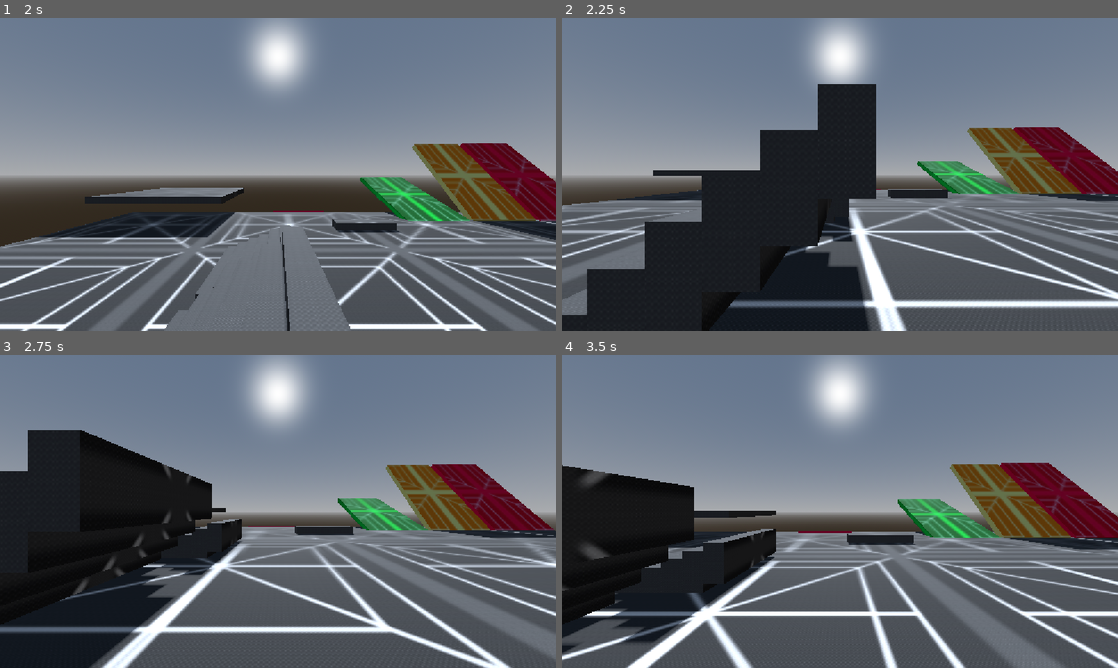
Above: before the commit, frames 1-4 (two rows, left to right).
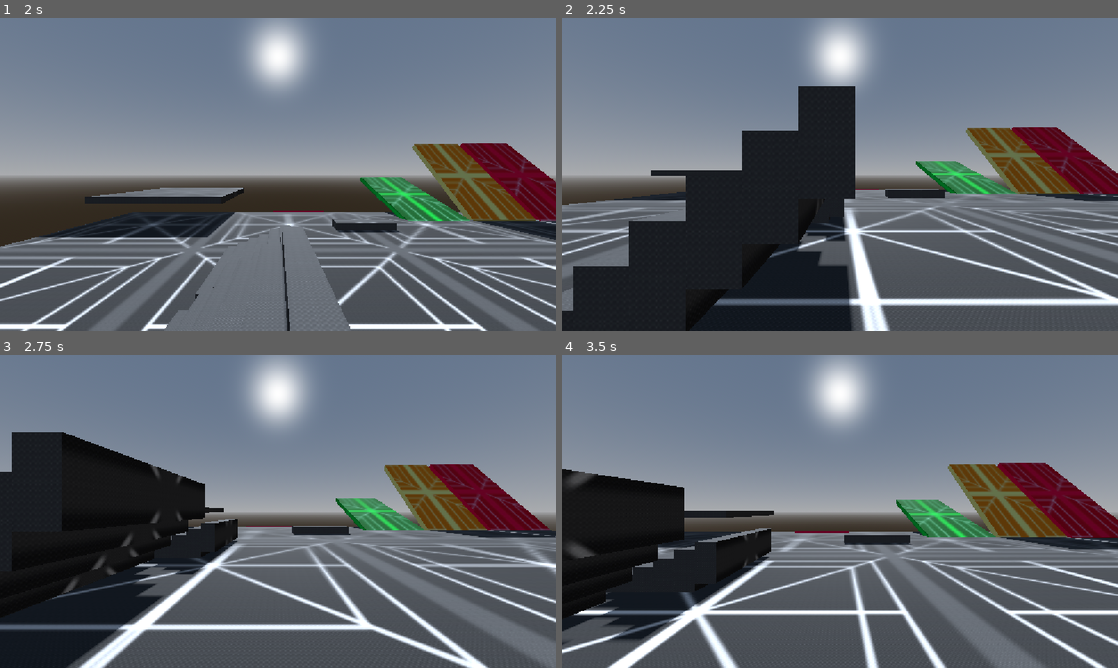
Above: after the commit, the same moments.

Repository: AZiyarati/Gratest
Game: Godot game, scene res://scenes/test/movement_test_room.tscn
Same seed, same stepped clock (60 frames per second), same inputs: the game is played once before the commit and once after it.
Inputs (mouse positions are in pixels of both pictures, inside the frame that each line leads up to):
- Up to frame 1 (2 s): tap Enter (ui_accept) at 0.5, 1.55 s; move the mouse to (400, 158) at 0.52 s; hold D (move_right) 0.53-1.28 s; hold Z (prone) 0.53-1.28 s; tap Space (jump) at 0.77, 1.07, 1.52, 1.82 s; tap Shift (sprint) at 0.8, 1.35 s; move the mouse to (166, 190) at 1.27 s; hold S (move_backward) from 1.28 s (still down)
- Up to frame 2 (2.25 s): move the mouse to (895, 105) at 2.02 s; release S (move_backward) at 2.03 s; hold D (move_right) from 2.03 s (still down); hold Enter (ui_accept) from 2.03 s (still down)
- Up to frame 3 (2.75 s): keep holding D (move_right); keep holding Enter (ui_accept); tap Space (jump) at 2.3 s
- Up to frame 4 (3.5 s): move the mouse to (812, 574) at 2.77 s; release D (move_right) at 2.78 s; release Enter (ui_accept) at 2.78 s; hold W (move_forward) from 2.78 s (still down); tap Space (jump) at 2.85, 3.02, 3.32 s; tap Z (prone) at 3.05 s

Frame 1 is identical in both runs. In frame 2, 13% of the frame differs, in the area x 0-100%, y 21-100%; in frame 3, 15%; in frame 4, 16%, in the area x 0-100%, y 34-100%.

Commit message:
Stair, Bunny Hop

Diff:
--- a/scripts/core/input_router.gd
+++ b/scripts/core/input_router.gd
@@ -6,6 +6,7 @@
 var _move_intent: Vector2 = Vector2.ZERO
 var _jump_just_pressed: bool = false
 var _jump_just_released: bool = false
+var _jump_held: bool = false
 var _crouch_just_pressed: bool = false
 var _crouch_held: bool = false
 var _prone_just_pressed: bool = false
@@ -64,6 +65,10 @@
 	return _jump_just_released
 
 
+func get_jump_held() -> bool:
+	return _jump_held
+
+
 func get_crouch_just_pressed() -> bool:
 	return _crouch_just_pressed
 
@@ -107,12 +112,14 @@
 	if InputMap.has_action("jump"):
 		_jump_just_pressed = Input.is_action_just_pressed("jump")
 		_jump_just_released = Input.is_action_just_released("jump")
+		_jump_held = Input.is_action_pressed("jump")
 	else:
 		if not _warned_missing_jump:
 			push_warning("InputRouter: 'jump' action missing from InputMap; falling back to ui_accept (Space/Enter). Add the named action for production use.")
 			_warned_missing_jump = true
 		_jump_just_pressed = Input.is_action_just_pressed("ui_accept")
 		_jump_just_released = Input.is_action_just_released("ui_accept")
+		_jump_held = Input.is_action_pressed("ui_accept")
 
 
 func _update_crouch_input() -> void:
--- a/scripts/modules/locomotion/basic_locomotion.gd
+++ b/scripts/modules/locomotion/basic_locomotion.gd
@@ -1,4 +1,4 @@
-## Required baseline: converts input intent into a velocity request with gravity, ground jump, jump cut, air steer, stance management, and sprint.
+## Required baseline: converts input intent into a velocity request with gravity, ground jump, jump cut, air steer, stance management, sprint, and bunny hop.
 extends Node
 class_name BasicLocomotion
 
@@ -93,6 +93,32 @@
 ## (~0.12m needed at 45° downhill, 10 m/s, 60 FPS). Applied to CharacterBody3D
 ## .floor_snap_length each tick.
 @export var floor_snap_length: float = 0.55
+
+@export_group("Bunny Hop")
+
+## Enable bunny hop. When on, holding jump auto-hops on every landing, and
+## W/A/D + mouse-move while airborne builds horizontal speed.
+@export var bhop_enabled: bool = true
+
+## Grace window (seconds) after landing during which a held jump still auto-fires.
+@export var bhop_landing_window: float = 0.15
+
+## Air-strafe acceleration applied toward the wish direction (meters per second squared).
+@export var bhop_air_accel: float = 30.0
+
+## Per-direction speed target for air strafe (meters per second). Turn continues
+## to add speed each tick while bhop is active, up to this cap per direction.
+@export var bhop_wish_speed: float = 5.0
+
+## Total horizontal speed cap during bhop (meters per second).
+@export var bhop_max_speed: float = 20.0
+
+## Maximum wish-direction rotation per physics tick while air strafing (degrees).
+## Much larger than air_steer_max_degrees_per_tick because air strafe needs a
+## significant angle between wish direction and current velocity to build speed
+## past bhop_wish_speed. If wish direction aligns with velocity, acceleration
+## goes to zero regardless of bhop_air_accel.
+@export var bhop_max_degrees_per_tick: float = 60.0
 
 var _player: Player
 var _input_router: InputRouter
@@ -107,6 +133,7 @@
 var _desired_crouched: bool = false
 var _desired_prone: bool = false
 var _desired_sprinting: bool = false
+var _bhop_landing_timer: float = 0.0
 
 
 func setup(player: Player) -> void:
@@ -144,6 +171,7 @@
 	if not _active or _player == null or _input_router == null or _movement_authority == null:
 		return
 	_sync_physics_settings()
+	_update_bhop_timers(delta)
 	_update_jump_timers(delta)
 	_handle_stance()
 	_update_sprint()
@@ -154,7 +182,20 @@
 	var desired_xz := _compute_desired_horizontal(intent, delta, current)
 	var desired_y := _compute_desired_vertical(current.y, delta)
 
-	if _can_jump() and _wants_to_jump() and not _player.is_prone():
+	# Bhop auto-hop on landing (held jump).
+	var bhop_fired := false
+	if bhop_enabled \
+		and _bhop_landing_timer > 0.0 \
+		and _player.is_on_floor() \
+		and _input_router.get_jump_held():
+		desired_y = jump_velocity
+		_coyote_timer = 0.0
+		_jump_buffer_timer = 0.0
+		_bhop_landing_timer = 0.0
+		bhop_fired = true
+
+	# Normal jump (buffer / coyote / press).
+	if not bhop_fired and _can_jump() and _wants_to_jump() and not _player.is_prone():
 		desired_y = jump_velocity
 		_coyote_timer = 0.0
 		_jump_buffer_timer = 0.0
@@ -171,13 +212,25 @@
 
 
 ## Syncs the player's CharacterBody3D physics properties with our exports.
-## Idempotent — only writes when the value actually changed (is_equal_approx).
 func _sync_physics_settings() -> void:
 	var desired_max_angle := deg_to_rad(max_walkable_slope_angle)
 	if not is_equal_approx(_player.floor_max_angle, desired_max_angle):
 		_player.floor_max_angle = desired_max_angle
 	if not is_equal_approx(_player.floor_snap_length, floor_snap_length):
 		_player.floor_snap_length = floor_snap_length
+
+
+## Detects landing edges and arms the bhop window. Runs BEFORE _update_fall_tracking
+## so _was_on_floor still holds last tick's value (correct landing edge detection).
+func _update_bhop_timers(delta: float) -> void:
+	if not bhop_enabled:
+		_bhop_landing_timer = 0.0
+		return
+	var on_floor := _player.is_on_floor()
+	if on_floor and not _was_on_floor:
+		_bhop_landing_timer = bhop_landing_window
+	elif _bhop_landing_timer > 0.0:
+		_bhop_landing_timer = maxf(0.0, _bhop_landing_timer - delta)
 
 
 func _handle_stance() -> void:
@@ -278,17 +331,52 @@
 	var t := clampf(rate * delta, 0.0, 1.0)
 	var result := current_horizontal.lerp(target_world, t)
 
-	if air_steer_strength > 0.0 \
+	var mouse_dx := _input_router.get_mouse_delta_x()
+	var bhop_active := bhop_enabled and not on_floor and has_input and absf(mouse_dx) >= 1.0
+
+	# --- Bhop air strafe (runs BEFORE air steer) ---
+	# Rotates wish_dir by mouse (simulating view yaw change), then accelerates
+	# toward it. Uses UNROTATED `result` for the dot product because if air
+	# steer ran first, it would rotate `result` to match wish_dir, driving the
+	# dot product to |result| and reducing acceleration to zero. Larger rotation
+	# cap than air_steer's because meaningful air strafe needs a substantial
+	# angle between wish_dir and velocity (equilibrium speed is roughly
+	# bhop_wish_speed / cos(rotation_angle)).
+	if bhop_active:
+		var rot_degrees := clampf(
+			mouse_dx * air_steer_strength,
+			-bhop_max_degrees_per_tick,
+			bhop_max_degrees_per_tick
+		)
+		var wish_2d := intent.rotated(-deg_to_rad(rot_degrees))
+		var wish_dir := Vector3(wish_2d.x, 0.0, wish_2d.y).normalized()
+
+		var speed_in_wish := result.dot(wish_dir)
+		if speed_in_wish < bhop_wish_speed:
+			var add_speed := bhop_wish_speed - speed_in_wish
+			var accel_speed := minf(bhop_air_accel * delta, add_speed)
+			result += wish_dir * accel_speed
+
+			var mag := result.length()
+			if mag > bhop_max_speed:
+				result = result * (bhop_max_speed / mag)
+
+	# --- Air steer (rotate velocity) ---
+	# Skipped when bhop just consumed the mouse input — velocity rotation from
+	# air steer would shrink the angle between velocity and the next frame's
+	# wish_dir, capping the achievable speed at a value below bhop_wish_speed
+	# times the inverse cosine of a single-tick rotation.
+	if not bhop_active \
+		and air_steer_strength > 0.0 \
 		and not on_floor \
-		and result.length() > air_steer_min_speed:
-		var mouse_dx := _input_router.get_mouse_delta_x()
-		if mouse_dx != 0.0:
-			var degrees := clampf(
-				mouse_dx * air_steer_strength,
-				-air_steer_max_degrees_per_tick,
-				air_steer_max_degrees_per_tick
-			)
-			result = result.rotated(Vector3.UP, -deg_to_rad(degrees))
+		and result.length() > air_steer_min_speed \
+		and mouse_dx != 0.0:
+		var degrees := clampf(
+			mouse_dx * air_steer_strength,
+			-air_steer_max_degrees_per_tick,
+			air_steer_max_degrees_per_tick
+		)
+		result = result.rotated(Vector3.UP, -deg_to_rad(degrees))
 
 	return result
 
